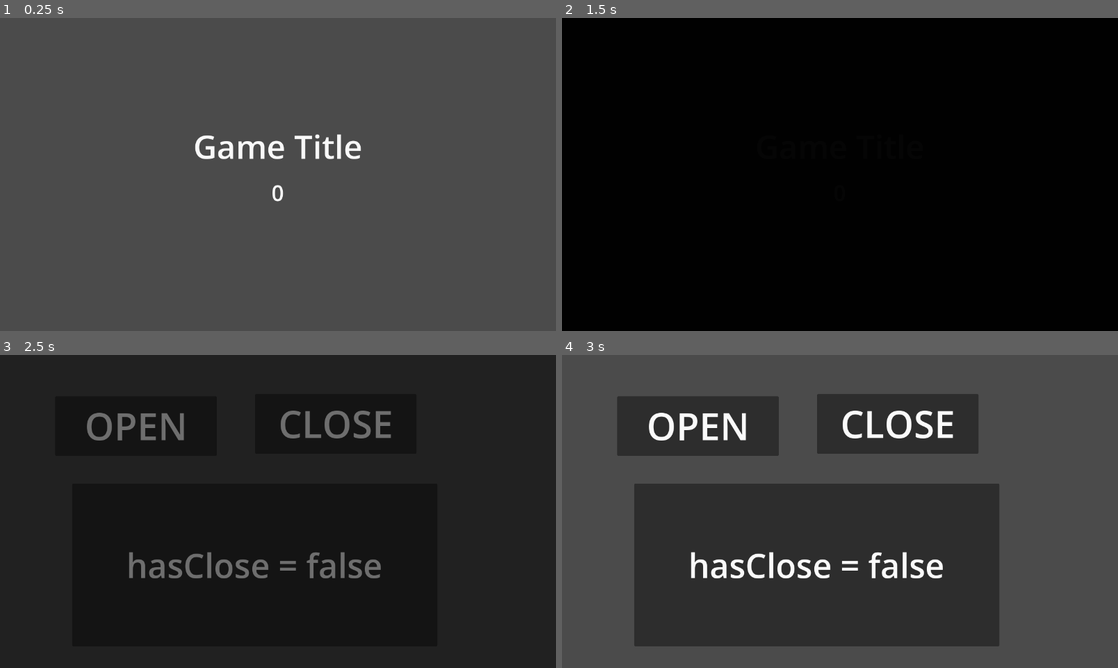
Above: before the commit, frames 1-4 (two rows, left to right).
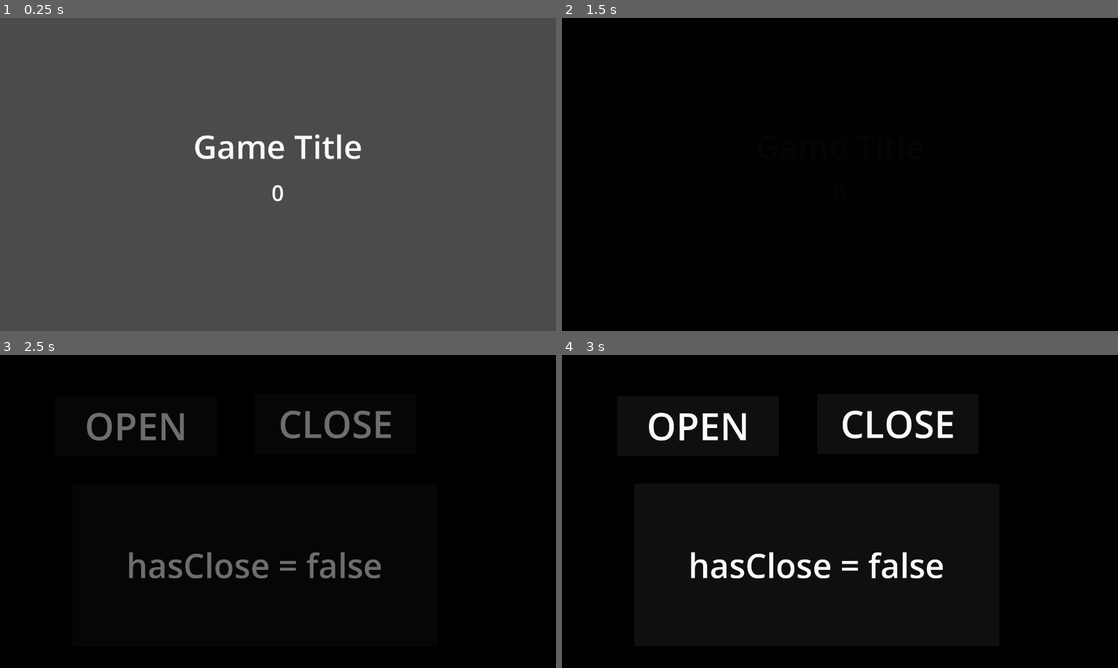
Above: after the commit, the same moments.

Repository: AnotherMelvin/mbg-ggj-2026
Game: Godot game, scene res://Scenes/Debug.tscn
Same seed, same stepped clock (60 frames per second), same inputs: the game is played once before the commit and once after it. Sound files missing from this copy of the repository are replaced by a short silence.
Inputs:
- Up to frame 1 (0.25 s): no input
- Up to frame 2 (1.5 s): no input
- Up to frame 3 (2.5 s): click "OPEN" at 2 s
- Up to frame 4 (3 s): click "OPEN" at 2.75 s

Frames 1-2 are identical in both runs. In frame 3, 55% of the frame differs, in the area x 0-100%, y 0-100%; in frame 4, 97%.

Commit message:
Update Main.tscn

Diff:
--- a/Scenes/Main.tscn
+++ b/Scenes/Main.tscn
@@ -3,11 +3,21 @@
 [ext_resource type="Script" uid="uid://3eebcu2uw0mi" path="res://Scripts/Main.gd" id="1_r150o"]
 [ext_resource type="PackedScene" uid="uid://c2au3fakiqkfq" path="res://Scenes/UI_Test.tscn" id="2_idj7w"]
 
+[sub_resource type="Sky" id="Sky_idj7w"]
+
+[sub_resource type="Environment" id="Environment_idj7w"]
+background_mode = 2
+sky = SubResource("Sky_idj7w")
+
 [node name="Node3D" type="Node3D" unique_id=163014605]
 script = ExtResource("1_r150o")
 
 [node name="Camera3D" type="Camera3D" parent="." unique_id=545874831]
+current = true
 
 [node name="CanvasLayer" type="CanvasLayer" parent="." unique_id=2115839873]
 
 [node name="Control" parent="CanvasLayer" unique_id=1120223853 instance=ExtResource("2_idj7w")]
+
+[node name="WorldEnvironment" type="WorldEnvironment" parent="." unique_id=416921448]
+environment = SubResource("Environment_idj7w")
